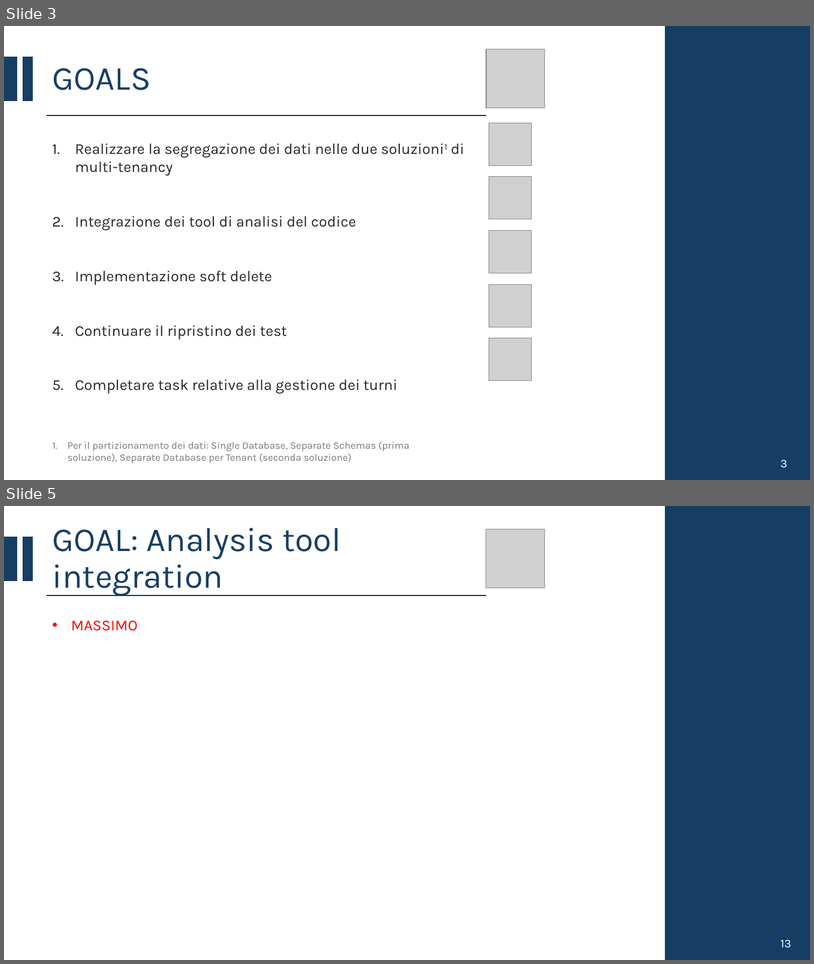
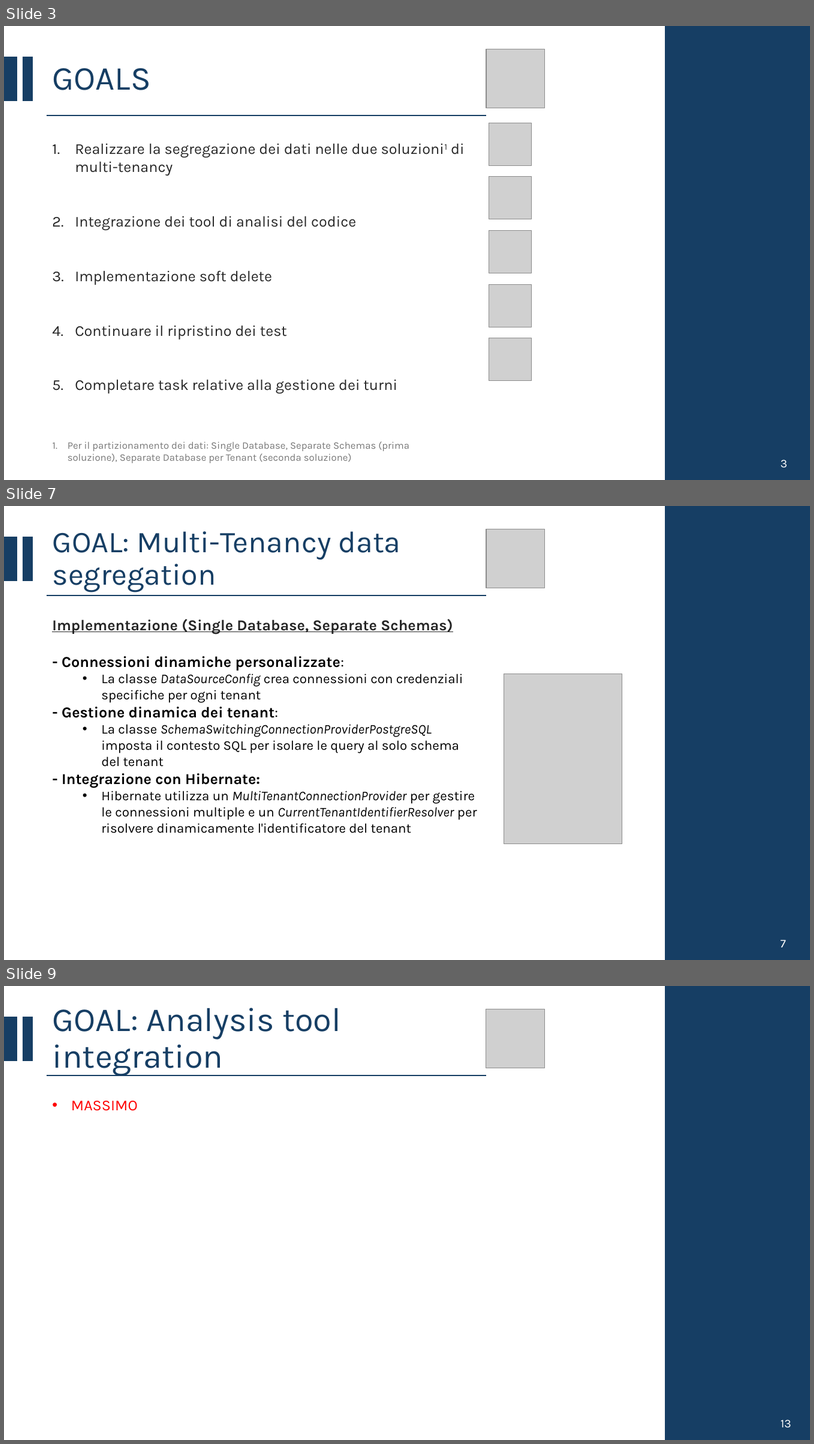
Before and after one commit to CSW-Teams/MS3-docs, a slide deck: ShiftsHappen/Sprint 3/CSW Sprint 3.pptx. Shown one above the other, each under a label of ours: slides 3 and 5 before the commit, slides 3, 7 and 9 after it; the slides between them are not shown. The pictures are 814x964 and 814x1444 pixels, drawn with LibreOffice and Linux fonts; fonts in the diff are those of the drawing; grey boxes stand for pictures. Boxes give left, top, right and bottom in pixels: in the first picture for what was removed or moved away, otherwise in the second. Text is boxed around its words. In the diff, an @@ line names an element or a change of style, - is before the commit and + after.

Commit message:
Added some slides for data segregation in multi-tenancy

```diff
--- a/ShiftsHappen/Sprint 3/CSW Sprint 3.pptx
+++ b/ShiftsHappen/Sprint 3/CSW Sprint 3.pptx
@@ slide 7 added at <box>4,506,810,960</box>, background #FFFFFF @@
@@ rectangle added at <box>666,506,810,960</box>, fill #163E64, outline #163E64 1.5 pt @@
@@ rectangle added at <box>4,537,17,580</box>, fill #163E64, outline #163E64 1.5 pt @@
@@ rectangle added at <box>23,537,32,580</box>, fill #163E64, outline #163E64 1.5 pt @@
@@ title added at <box>53,531,401,592</box>, 36 pt, text #163E64 @@
+GOAL: Multi-Tenancy data segregation
@@ picture added at <box>487,529,545,588</box> @@
@@ line added from (47, 595) to (487, 595), #163E64 1.5 pt @@
@@ text added at <box>52,619,477,833</box>, 16 pt, text #000000 @@
+Implementazione (Single Database, Separate Schemas)
+- Connessioni dinamiche personalizzate:
+  • La classe DataSourceConfig crea connessioni con credenziali specifiche per ogni tenant
+- Gestione dinamica dei tenant:
+  • La classe SchemaSwitchingConnectionProviderPostgreSQL imposta il contesto SQL per isolare le query al solo schema del tenant
+- Integrazione con Hibernate:
+  • Hibernate utilizza un MultiTenantConnectionProvider per gestire le connessioni multiple e un CurrentTenantIdentifierResolver per risolvere dinamicamente l'identificatore del tenant
@@ picture added at <box>504,673,622,844</box> @@
@@ text added at <box>781,939,786,947</box>, 14 pt, text #FFFFFF @@
+7
@@ what was slide 5 is now slide 9 @@
```
Also in this commit, not shown: 1 slide changed, 3 other slides added.
